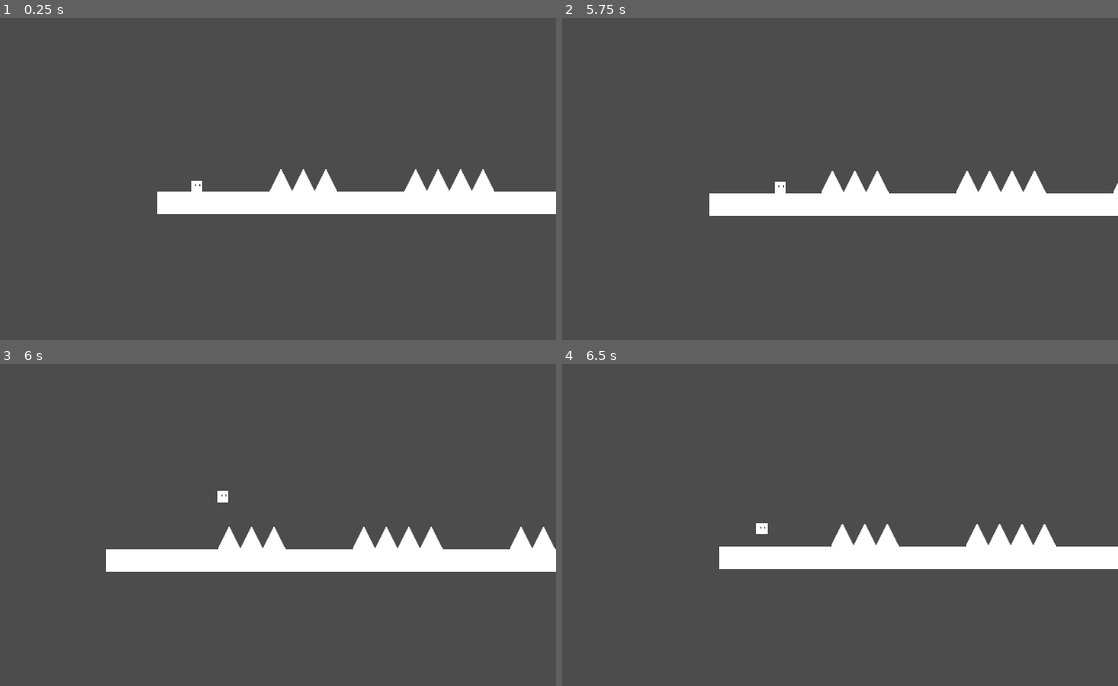
Above: before the commit, frames 1-4 (two rows, left to right).
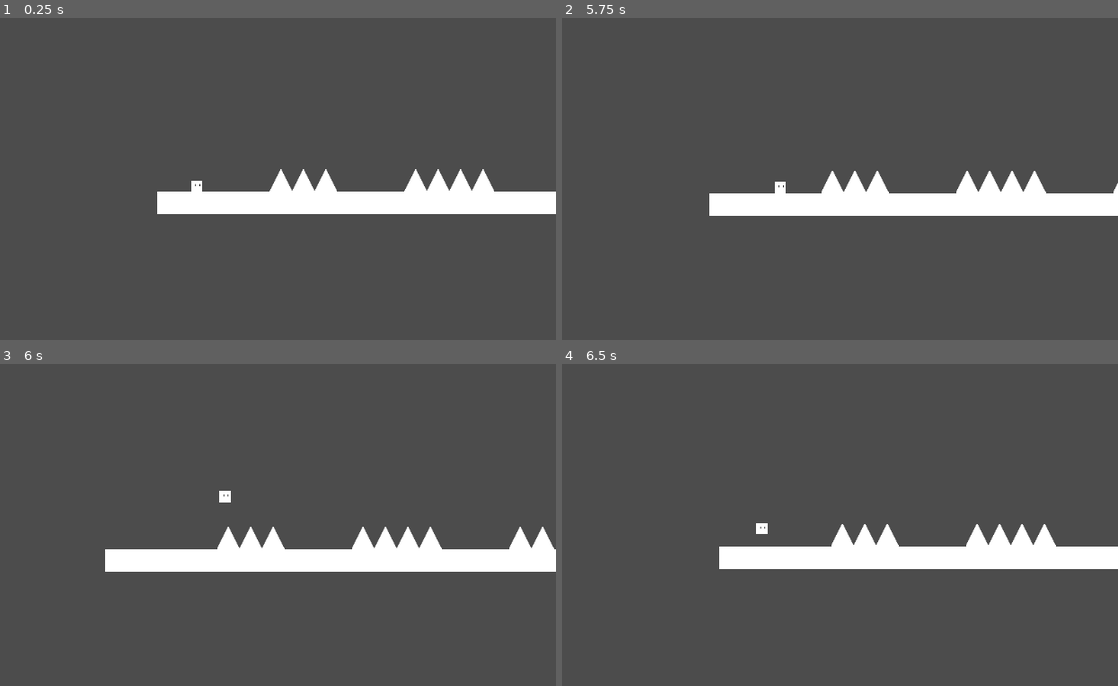
Above: after the commit, the same moments.

Repository: Ken-Xiangyi-Zhou/VGDC-UCI-Godot-Platformer-Scaffold
Game: Godot game, scene res://scenes/example_scene.tscn
Same seed, same stepped clock (60 frames per second), same inputs: the game is played once before the commit and once after it.
Inputs:
- Up to frame 1 (0.25 s): no input
- Up to frame 2 (5.75 s): hold W (up) 0.53-1.28 s; hold D (right) 0.53-2.03 s; tap W (up) at 1.35, 1.52, 1.82, 2.85, 3.02, 3.32, 4.35, 4.52, 4.82 s; hold W (up) 2.03-2.78 s; hold A (left) 2.03-4.28 s; hold W (up) 3.53-4.28 s; hold D (right) from 4.28 s (still down); hold W (up) from 5.03 s (still down)
- Up to frame 3 (6 s): keep holding D (right); release W (up) at 5.78 s; tap W (up) at 5.85 s
- Up to frame 4 (6.5 s): keep holding D (right); tap W (up) at 6.02, 6.32 s

Frames 1-2 are identical in both runs. In frame 3, 0.4% of the frame differs, in the area x 18-100%, y 39-65%; in frame 4, nothing differs.

Commit message:
Merged move_x and move_y
They didn't even really do that, but now all movement is (unless I forgot something) called in move(delta). Nice!

Diff:
--- a/Godot Scaffold Platformer/scripts/player_control.gd
+++ b/Godot Scaffold Platformer/scripts/player_control.gd
@@ -30,12 +30,8 @@
 
 func _physics_process(delta):				#Unlike _process, Godot makes sure physics stuff is ready to be
 	change_turn_state()						#	used before calling _physics_process.
-	move_x()
-	if is_on_wall == true:					#Checks if player should wall-jump.
-		if press_up() and not is_on_floor():
-			wall_jump()
 	record_last_touched_ground()
-	move_y(delta)							#Previous functions edit the velocity of the player object.
+	move(delta)								#Previous functions edit the velocity of the player object.
 	move_and_slide(velocity, Vector2(0, -1))#	move_and_slide actually moves the object.
 
 #The functions below are called by _process and _physics_process.
@@ -62,7 +58,14 @@
 func die_and_respawn(x, y):					#Currently resets scene.
 	get_tree().reload_current_scene()
 
-func move_x():								#Controls basic x-axis movement.
+func move(delta):							#Controls movement.
+	stop_if_collided()
+	velocity.y += delta * gravity
+	if press_up() and (is_on_floor() or can_phantom()):
+		jump(jump_speed)
+		last_touched_ground = phantom_jump_frames + 1
+	if press_down() and is_on_floor() and get_slide_collision(0).collider.collision_layer == 8:
+		position.y += 1						#The above allows ducking through platforms.
 	match turn_state:
 		direction.LEFT:
 			accelerate_x(-x_acceleration)
@@ -72,19 +75,10 @@
 			deccelerate_x(x_decceleration)
 		_:
 			pass
-	if is_on_wall():
-		stop_x()
 	turn_face_box()
-
-func move_y(delta):							#Controls basic y-axis movement.
-	if is_on_floor() or is_on_ceiling():
-		stop_y()
-	velocity.y += delta * gravity
-	if press_up() and (is_on_floor() or can_phantom()):
-		jump(jump_speed)
-		last_touched_ground = phantom_jump_frames + 1
-	if press_down() and is_on_floor() and get_slide_collision(0).collider.collision_layer == 8:
-		position.y += 1
+	if is_on_wall == true:					#Checks if player should wall-jump.
+		if press_up() and not is_on_floor():
+			wall_jump()
 
 func wall_jump():							#Check if the settings allow for wall jumping, then jump under
 	if can_wall_jump:						#	the right conditions:
@@ -109,6 +103,12 @@
 #The functions below are not called by _process or _physics_process, but the functions called in _physics_process
 #	rely on these.
 
+func stop_if_collided():						#Stops movement if collided with object.
+	if is_on_floor() or is_on_ceiling():
+		stop_y()
+	if is_on_wall():
+		stop_x()
+
 func turn_face_box():						#Moves the "Face Box" node to be on the face, even after turning.
 	if turn_state == direction.RIGHT:
 		collider_node.position.x =  abs(collider_node.position.x)
@@ -119,7 +119,7 @@
 
 func _on_wall(body):						#Called when a wall enters this object. See Node tab of Face.
 	if body.get_name() == "Tiles":
-		is_on_wall = true
+		is_on_wall = true					#There's a method with this name, but this is a property, so no overwrite.
 
 func _off_wall(body):						#Called when a wall exits this object. See Node tab of Face.
 	if body.get_name() == "Tiles":
